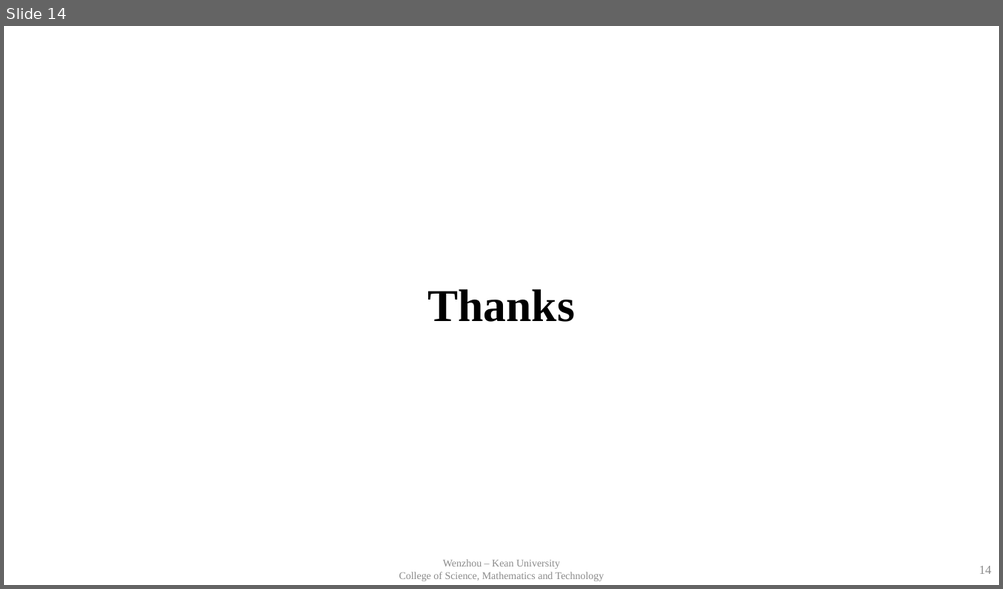
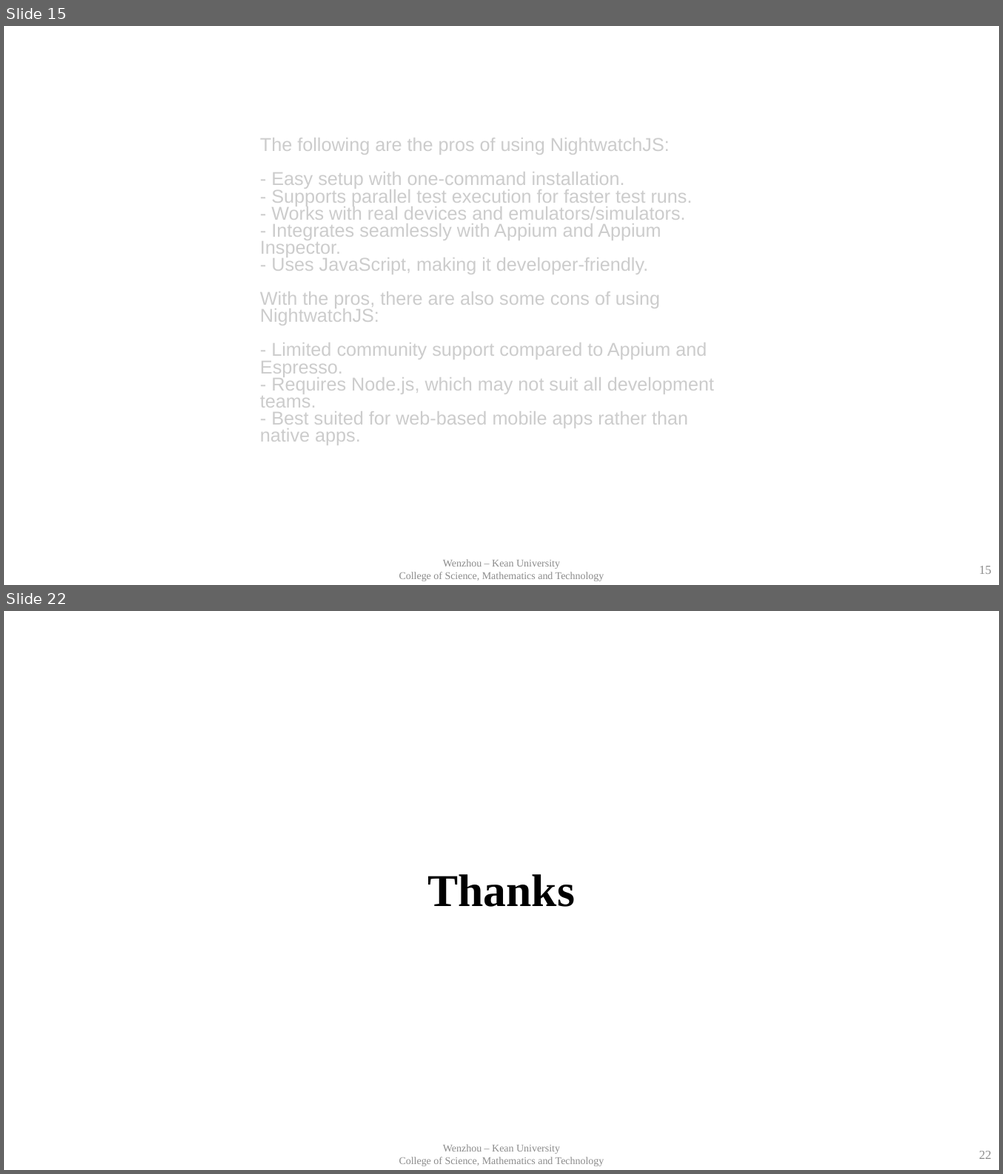
Before and after one commit to baocheng1989/sqa_paper, a slide deck: presentation.pptx. Shown one above the other, each under a label of ours: slide 14 before the commit, slides 15 and 22 after it; the slides between them are not shown. The pictures are 1003x589 and 1003x1174 pixels, drawn with LibreOffice and Linux fonts; fonts in the diff are those of the drawing; background and template pictures are left out. Boxes give left, top, right and bottom in pixels: in the first picture for what was removed or moved away, otherwise in the second. Text is boxed around its words. In the diff, an @@ line names an element or a change of style, - is before the commit and + after.

```diff
--- a/presentation.pptx
+++ b/presentation.pptx
@@ slide 15 added at bbox=[4, 26, 999, 585], background #FFFFFF @@
@@ text added at bbox=[260, 138, 714, 446], 18 pt, text #CCCCCC @@
+The following are the pros of using NightwatchJS:
+- Easy setup with one-command installation.
+- Supports parallel test execution for faster test runs.
+- Works with real devices and emulators/simulators.
+- Integrates seamlessly with Appium and Appium Inspector.
+- Uses JavaScript, making it developer-friendly.
+With the pros, there are also some cons of using NightwatchJS:
+- Limited community support compared to Appium and Espresso.
+- Requires Node.js, which may not suit all development teams.
+- Best suited for web-based mobile apps rather than native apps.
@@ text added at bbox=[399, 560, 604, 582], 10 pt, text #8C8C8C @@
+Wenzhou – Kean University
+College of Science, Mathematics and Technology
@@ page number added at bbox=[979, 566, 991, 574], 12 pt, text #8C8C8C @@
+15
@@ what was slide 14 is now slide 22 @@
@@ page number at bbox=[979, 1151, 991, 1159]: text changed @@
-14
+22
```
Also in this commit, not shown: 6 slides changed, 7 other slides added.
